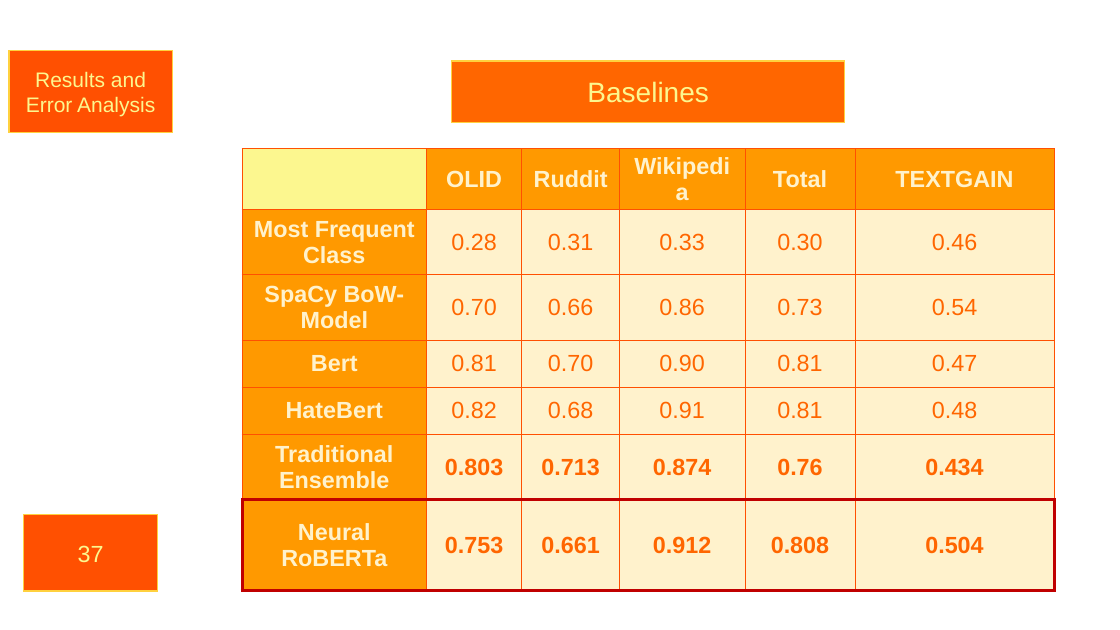
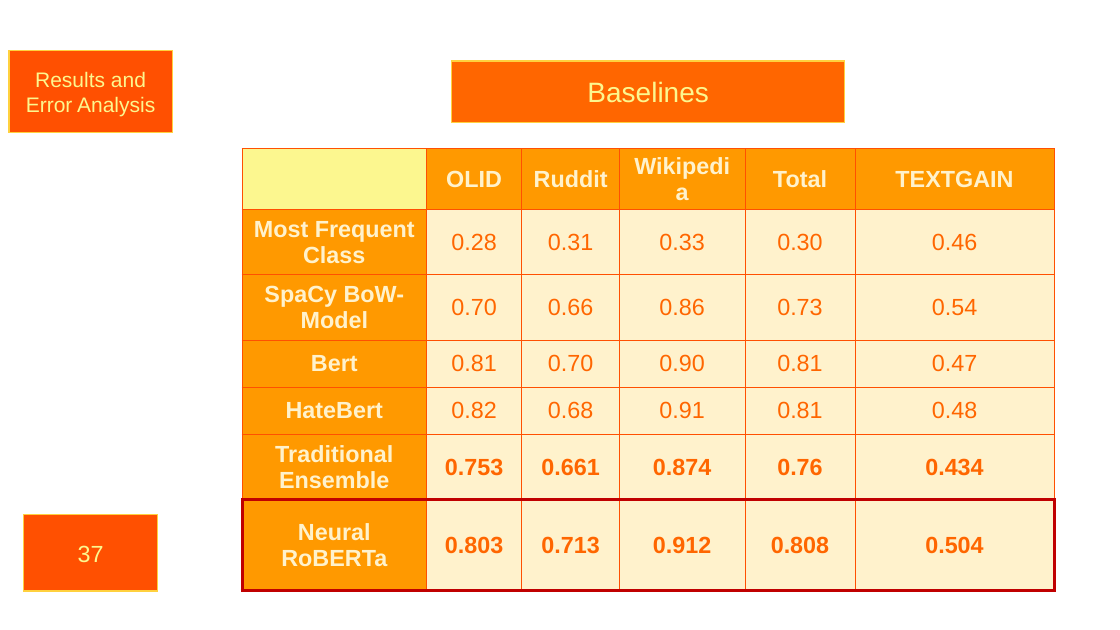
Before and after one commit to SiebeBrouwer/NLP_Group2_StillProcessing, a slide deck: slide 37 of NLP_Project_Presentation.pptx. Drawn at 1120x630 pixels with LibreOffice and Linux fonts; fonts in the diff are those of the drawing; background and template pictures are left out. Boxes give left, top, right and bottom in pixels: in the first picture for what was removed or moved away, otherwise in the second. Text is boxed around its words. In the diff, an @@ line names an element or a change of style, - is before the commit and + after.

```diff
--- a/NLP_Project_Presentation.pptx
+++ b/NLP_Project_Presentation.pptx
@@ table at bbox=[242, 149, 1054, 577] @@
-row 6, column 2: 0.803
+row 6, column 2: 0.753
-row 6, column 3: 0.713
+row 6, column 3: 0.661
-row 7, column 2: 0.753
+row 7, column 2: 0.803
-row 7, column 3: 0.661
+row 7, column 3: 0.713
```
Also in this commit, not shown: 1 other slide changed.
